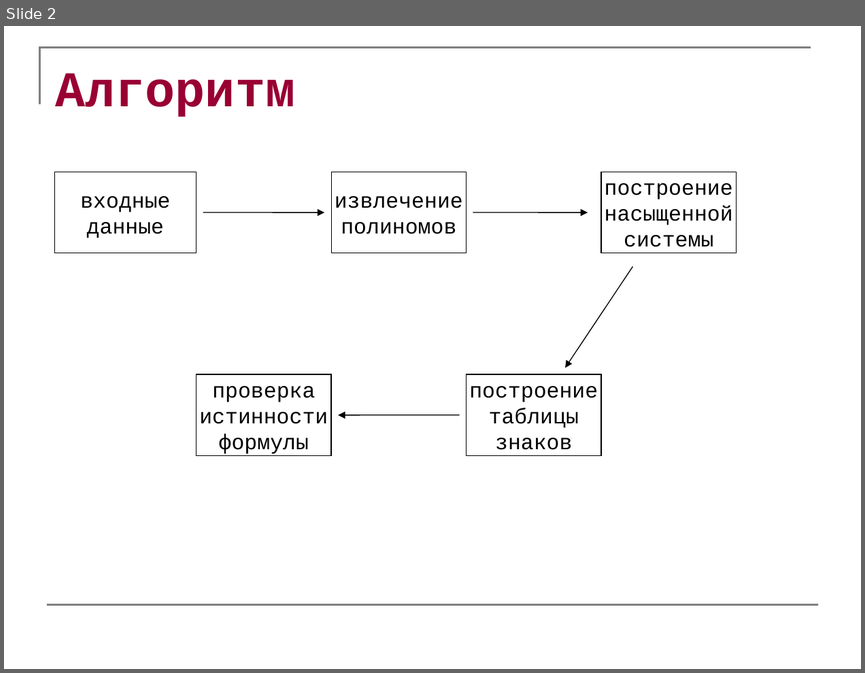
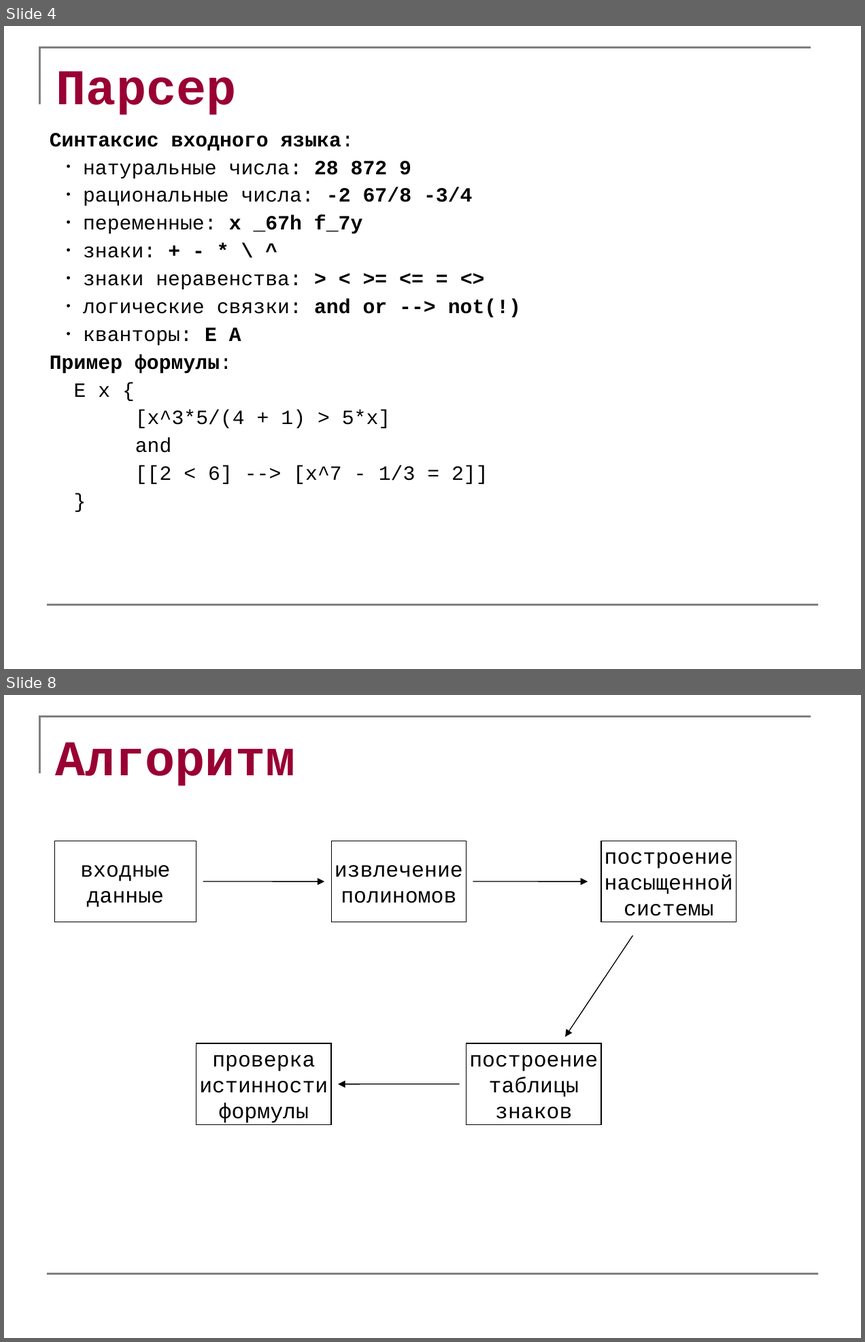
Before and after one commit to abreslav/tarsky, a slide deck: docs/Алгоритм Тарского.ppt. Shown one above the other, each under a label of ours: slide 2 before the commit, slides 4 and 8 after it; the slides between them are not shown. The pictures are 865x673 and 865x1342 pixels, drawn with LibreOffice and Linux fonts; fonts in the diff are those of the drawing. Boxes give left, top, right and bottom in pixels: in the first picture for what was removed or moved away, otherwise in the second. Text is boxed around its words. In the diff, an @@ line names an element or a change of style, - is before the commit and + after.

```diff
--- a/docs/Алгоритм Тарского.ppt
+++ b/docs/Алгоритм Тарского.ppt
@@ slide 4 added at (4,26,861,669), background #FFFFFF; not listed: 2 template elements that a slide beside it also shows @@
@@ title added at (56,71,237,115), 42 pt, text #990033, bold @@
+Парсер
@@ text added at (50,133,521,484), 17 pt, text #000000 @@
+Синтаксис входного языка:
+  • натуральные числа: 28 872 9
+  • рациональные числа: -2 67/8 -3/4
+  • переменные: x _67h f_7y
+  • знаки: + - * \ ^
+  • знаки неравенства: > < >= <= = <>
+  • логические связки: and or --> not(!)
+  • кванторы: E A
+Пример формулы:
+E x {
+[x^3*5/(4 + 1) > 5*x]
+and
+[[2 < 6] --> [x^7 - 1/3 = 2]]
+}
@@ what was slide 2 is now slide 8 @@
```
Also in this commit, not shown: 4 slides changed, 4 other slides added.
